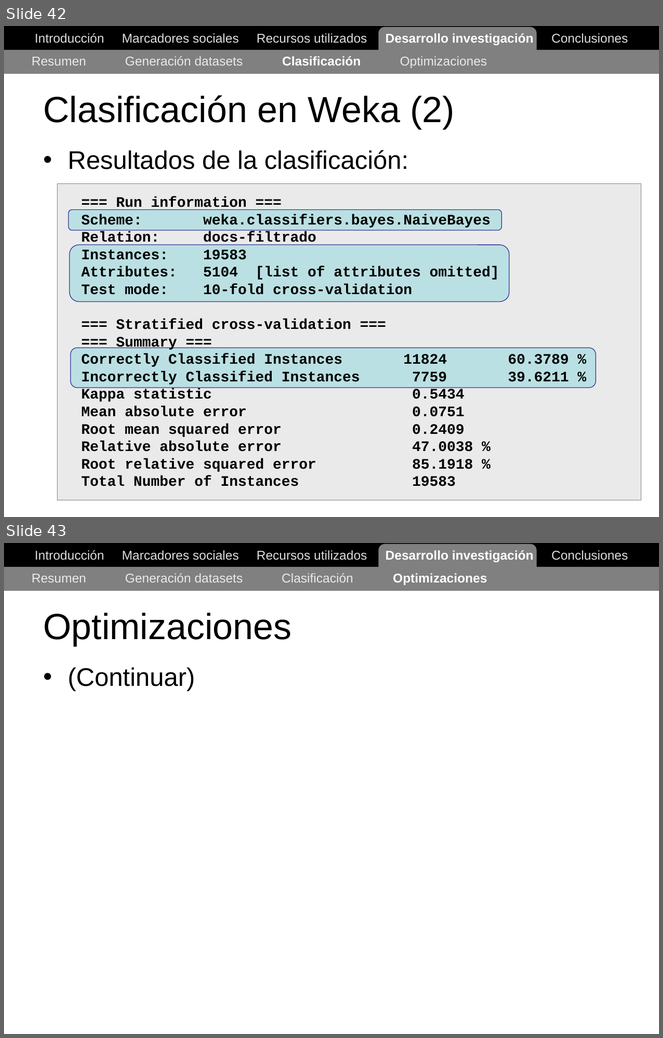
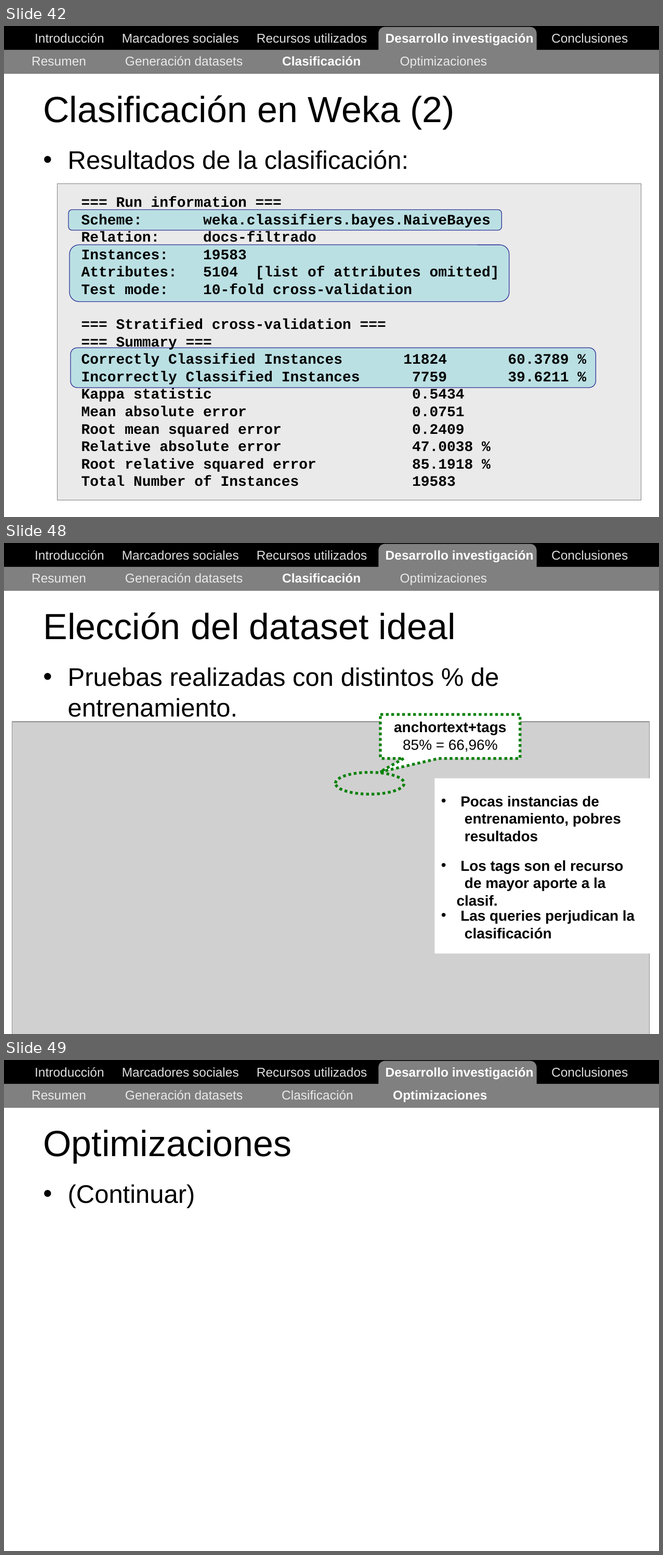
Before and after one commit to ak907kenai/nicotournetesis, a slide deck: docs_trunk/Nicolás Tourné - Presentación Tesis (v1).ppt. Shown one above the other, each under a label of ours: slides 42 and 43 before the commit, slides 42, 48 and 49 after it; the slides between them are not shown. The pictures are 663x1038 and 663x1555 pixels, drawn with LibreOffice and Linux fonts; fonts in the diff are those of the drawing; grey boxes stand for pictures. Boxes give left, top, right and bottom in pixels: in the first picture for what was removed or moved away, otherwise in the second. Text is boxed around its words. In the diff, an @@ line names an element or a change of style, - is before the commit and + after.

```diff
--- a/docs_trunk/Nicolás Tourné - Presentación Tesis (v1).ppt
+++ b/docs_trunk/Nicolás Tourné - Presentación Tesis (v1).ppt
@@ slide 48 added at [4,543,659,1034], background #FFFFFF @@
@@ rectangle added at [4,543,659,566], fill #000000, outline #000000 0.74 pt @@
@@ text added at [35,550,628,562], 14 pt, text #DDDDDD @@
+Introducción Marcadores sociales Recursos utilizados Desarrollo investigación Conclusiones
@@ rounded rectangle added at [379,544,536,583], fill #808080 @@
@@ rectangle added at [4,566,659,590], fill #808080 @@
@@ text added at [32,573,488,585], 14 pt, text #EAEAEA @@
+Resumen Generación datasets Clasificación Optimizaciones
@@ title added at [43,612,456,640], 40 pt, text #000000 @@
+Elección del dataset ideal
@@ text added at [68,667,499,722], 28 pt, text #000000 @@
+• Pruebas realizadas con distintos % de entrenamiento.
@@ picture added at [12,722,650,1034] @@
@@ speech box added at [380,715,520,759], fill #FFFFFF, outline #008000 3 pt dashed, 16 pt, text #000000, bold @@
+anchortext+tags
+85% = 66,96%
@@ ellipse added at [336,772,404,794], outline #008000 3 pt dashed @@
@@ rectangle added at [435,778,659,954], fill #FFFFFF @@
@@ text added at [461,796,621,842], 16 pt, text #000000, bold @@
+• Pocas instancias de
+  entrenamiento, pobres
+  resultados
@@ text added at [461,860,623,891], 16 pt, text #000000, bold @@
+• Los tags son el recurso
+  de mayor aporte a la clasif.
@@ text added at [461,910,635,939], 16 pt, text #000000, bold @@
+• Las queries perjudican la
+  clasificación
@@ what was slide 43 is now slide 49 @@
```
Also in this commit, not shown: 5 other slides added, 1 other file.
